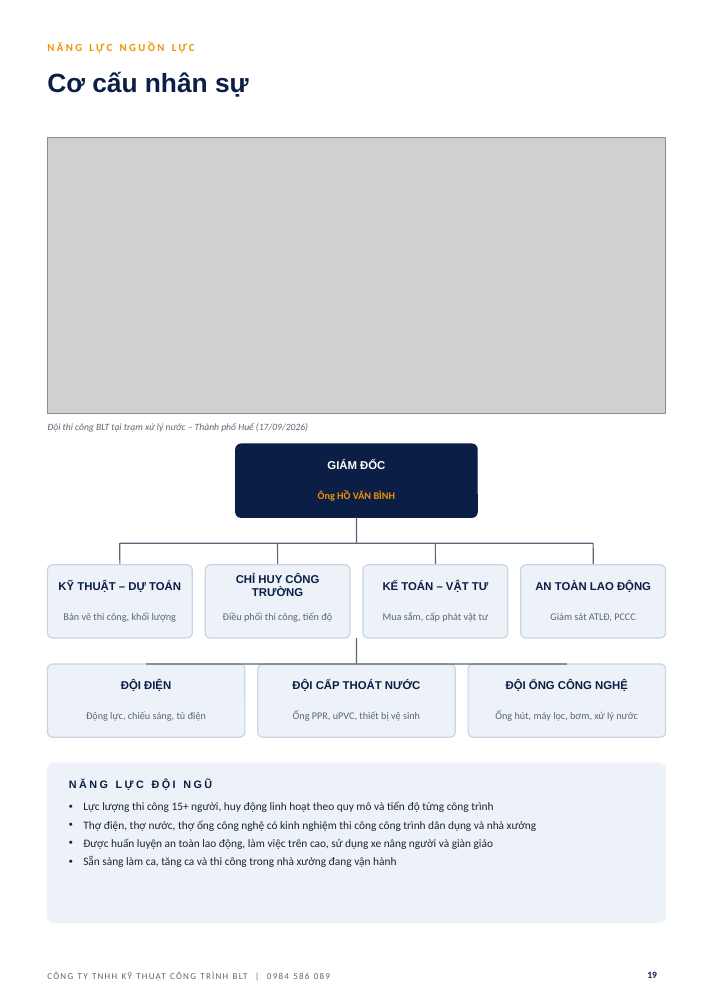
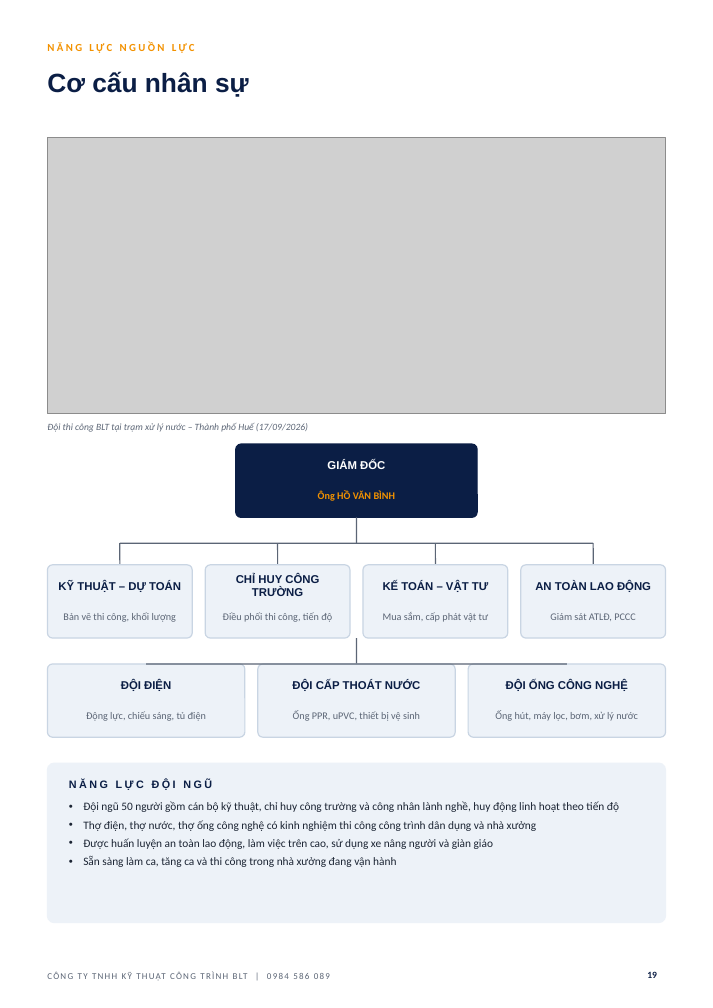
Before and after one commit to haquyenkl2-sys/C-NG-TY-CP-TH-NG-M-I-T-NG-H-P-MINH-PH-T, a slide deck: slide 19 of ho-so-nang-luc-BLT/HO_SO_NANG_LUC_BLT.pptx. Drawn at 713x1008 pixels with LibreOffice and Linux fonts; fonts in the diff are those of the drawing; grey boxes stand for pictures; background and template pictures are left out. Boxes give left, top, right and bottom in pixels: in the first picture for what was removed or moved away, otherwise in the second. Text is boxed around its words. In the diff, an @@ line names an element or a change of style, - is before the commit and + after.

```diff
--- a/ho-so-nang-luc-BLT/HO_SO_NANG_LUC_BLT.pptx
+++ b/ho-so-nang-luc-BLT/HO_SO_NANG_LUC_BLT.pptx
@@ text at [83, 801, 619, 812]: text changed @@
-• Lực lượng thi công 15+ người, huy động linh hoạt theo quy mô và tiến độ từng công trình
+• Đội ngũ 50 người gồm cán bộ kỹ thuật, chỉ huy công trường và công nhân lành nghề, huy động linh hoạt theo tiến độ
```
Also in this commit, not shown: 2 other slides changed, 3 other files.
